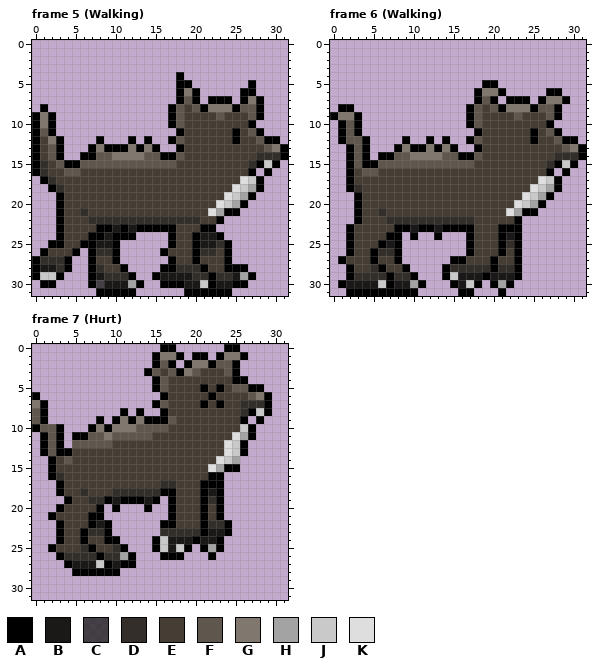
Pixel-art file: Assets/Graphics/Wolf_black.aseprite. Above: the version before the commit.
32x32 pixels, 7 frames. Colours within 5 levels of each other are drawn and written as one. Shown: frame 5 (Walking), frame 6 (Walking), frame 7 (Hurt). The commit also changed other frames, which this record leaves out.
Palette (. is transparent): A #000000  B #1b1918  C #202020c6  D #332e29  E #463d35  F #5f564e  G #80776f  H #a3a3a3  J #c9c9c9  K #dedede
The same view after the edit:
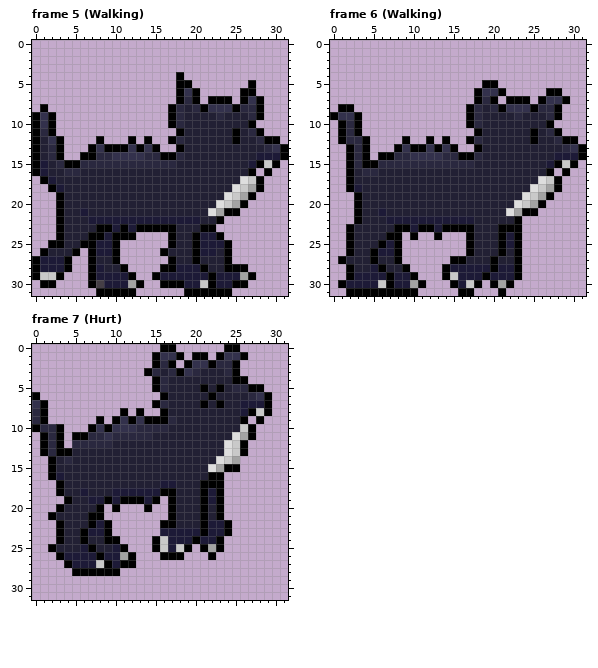
Edits made:
colour D: #332e29 -> #1d1a37
colour E: #463d35 -> #222034
colour F: #5f564e -> #2a283f
colour G: #80776f -> #33314c
Frame 5 (Walking), layers "Layer 2", "Layer 1":
y 23: x 10 B -> D; x 12 B -> D
y 24: x 9 B -> D; x 21..22 BB -> DD
y 25: x 8..9 BB -> DD; x 21..22 BB -> DD
y 28: x 1..2 BB -> DD
y 29: x 8 B -> D; x 16..19 BBBB -> DDDD; x 25 B -> D
y 30: x 9..11 BBB -> DDD; x 19..20 BB -> DD; x 23..24 BB -> DD
Frame 6 (Walking), layers "Layer 2", "Layer 1":
y 23: x 10 B -> D; x 13 B -> D
y 24: x 22 B -> D
y 25: x 7 B -> D
y 29: x 16..18 BBB -> DDD; x 20..22 BBB -> DDD
y 30: x 2..5 BBBB -> DDDD; x 8..9 BB -> DD; x 16 B -> D
Frame 7 (Hurt), layers "Layer 2", "Layer 1":
y 18: x 22 B -> D
y 19: x 10 B -> D; x 14 B -> D
y 22: x 8 B -> D
y 23: x 22..23 BB -> DD
y 24: x 17..19 BBB -> DDD; x 21..22 BB -> DD
y 25: x 17 B -> D
y 27: x 5..7 BBB -> DDD; x 10 B -> D
